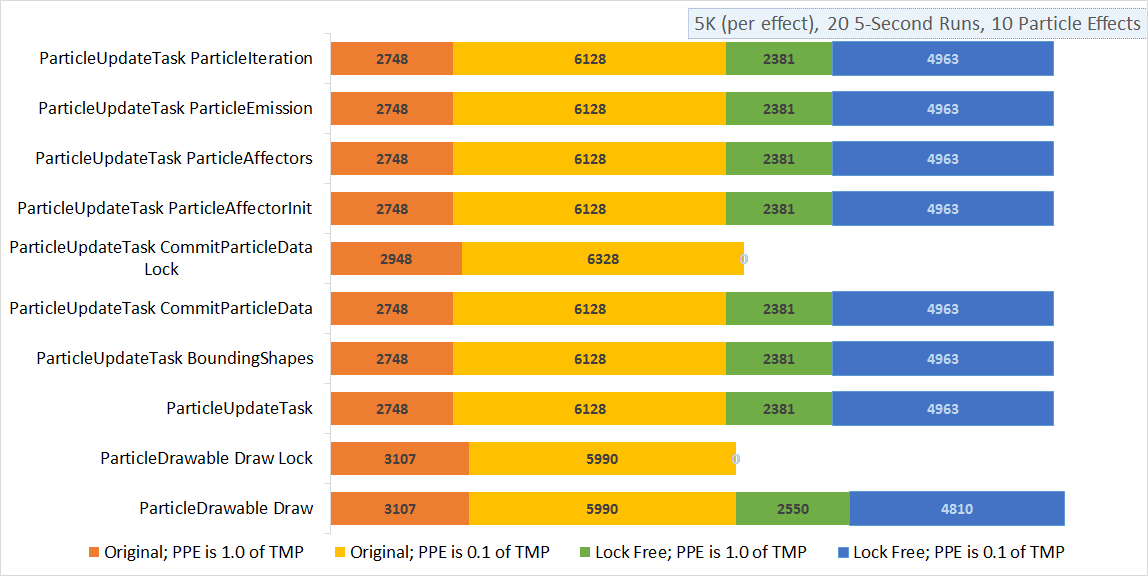
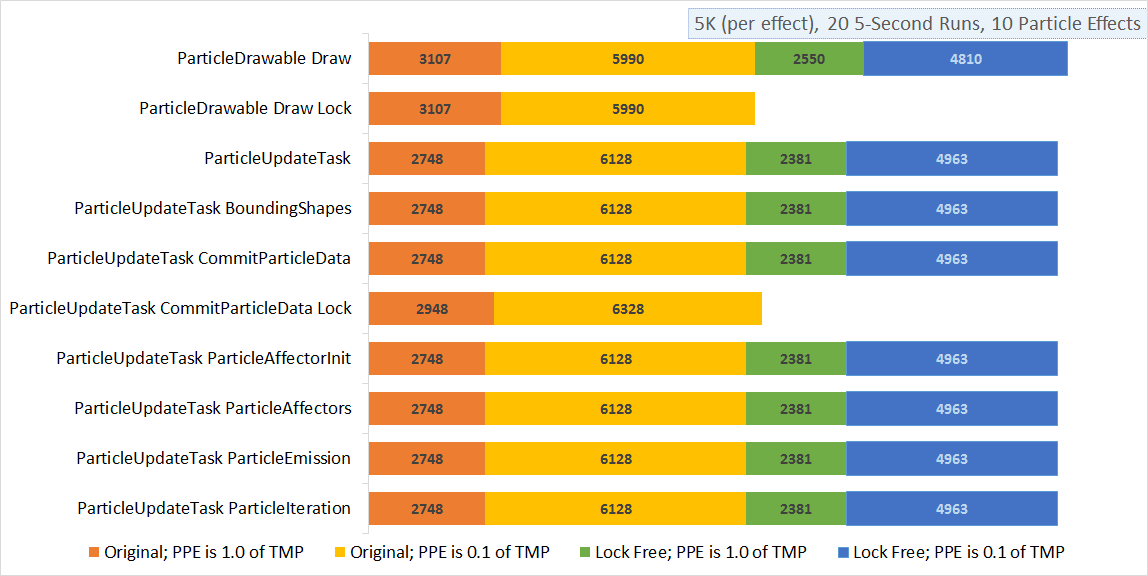
Before/after of a 1148x576 layered artwork. What changed in the layer stack:
added layer "Layer 4" above "Layer 3" over 10, 33, 1068, 534
